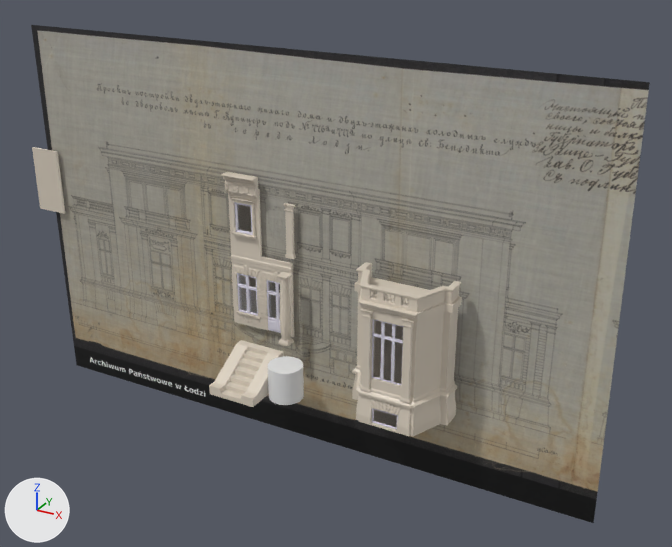
An edit to the Blender file project/KunitzersVilla.blend, drawn before and after from the same camera.
Both versions are drawn from a camera (50 mm lens) standing at (1.094, -1.778, 1.372) and looking at (-0.082, 0.36, 0.303). The lights are fixed; the arrows at lower left show +X, +Y and +Z.

In view in the first picture: 'Balcony', 'Cube', 'Cylinder', 'REFKA', 'Round_Column', 'Stairs.002', 'Under_Roof', 'Window_Wall_Down', 'Window_Wall_Down.001', 'Window_Wall_Up'.
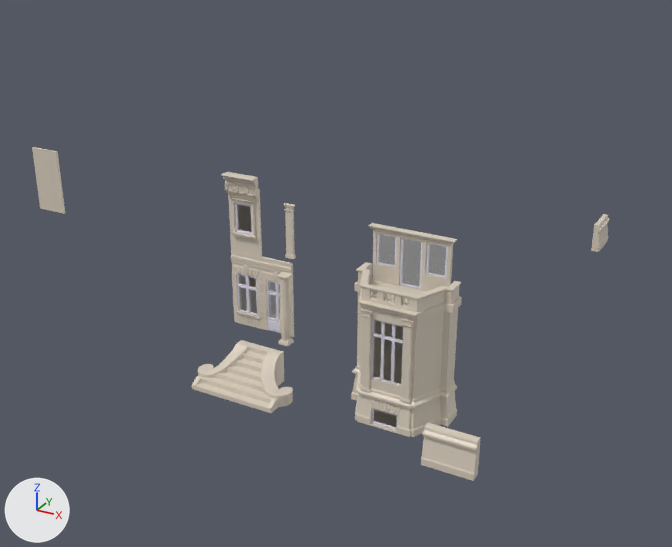
Commit message: finished balcony windows and front stairs, added side reference to start modelling side of the villa

The change, as a diff of the scene's bpy script:
```diff
--- a/project/KunitzersVilla.blend.py
+++ b/project/KunitzersVilla.blend.py
@@ me_cube_017 @@
+me_cube_017.from_pydata(...)  # 28 vertices, 16 faces; spans x -0.544..0.544, y -0.17..0.128, z -0.398..0.425
+me_cube_017.materials.append(mat_white__002)  # light grey #ddd1c1
@@ me_cube_016 @@
+me_cube_016.from_pydata(...)  # 28 vertices, 16 faces; spans x -0.544..0.544, y -0.17..0.128, z -0.398..0.425
+me_cube_016.materials.append(mat_white)  # light grey #ddd1c1
@@ me_cube_011 @@
+me_cube_011.from_pydata(...)  # 186 vertices, 152 faces; spans x -1.11..1.1, y -2.64..1.0, z -1.0..1.0
+# faces by material slot: [60, 3, 89]
+me_cube_011.materials.append(mat_frame)  # white #e6e3f0
+me_cube_011.materials.append(mat_glass)  # white #e7e7e7
+me_cube_011.materials.append(mat_white)  # light grey #ddd1c1
@@ me_cube_010 @@
+me_cube_010.from_pydata(...)  # 211 vertices, 137 faces; spans x -8.2..8.2, y 0.0..2.4, z 0.0..2.0
+me_cube_010.materials.append(mat_white)  # light grey #ddd1c1
@@ ob_refka @@
 ob_refka.rotation_euler = (1.571, -0.0075, 0.0)  # degrees (90, -0.4, 0)
+ob_refka.hide_set(True)
@@ ob_stairs_002 @@
 ob_stairs_002.location = (-0.043, -0.227, 0.207)
-ob_stairs_002.scale = (1.0, 1.0, 0.51)
+ob_stairs_002.scale = (3.95, 1.0, 0.51)
 _m = ob_stairs_002.modifiers.new('Mirror', 'MIRROR')
+ob_stairs_002.hide_set(True)
@@ ob_cylinder @@
-ob_cylinder = bpy.data.objects.new('Cylinder', me_cylinder)
-ob_cylinder.location = (0.061, -0.148, 0.251)
-ob_cylinder.scale = (0.042, 0.042, 0.042)
@@ ob_bottom_wall_with_window @@
+ob_bottom_wall_with_window = bpy.data.objects.new('Bottom_Wall_With_Window', me_cube_017)
+ob_bottom_wall_with_window.location = (0.516, -0.231, 0.251)
+ob_bottom_wall_with_window.scale = (0.109, 0.0853, 0.111)
@@ ob_bottom_wall @@
+ob_bottom_wall = bpy.data.objects.new('Bottom_Wall', me_cube_016)
+ob_bottom_wall.location = (0.471, 1.171, 0.255)
+ob_bottom_wall.rotation_euler = (0.0, 0.0, 1.571)  # degrees (0, 0, 90)
+ob_bottom_wall.scale = (0.109, 0.0853, 0.111)
@@ ob_cube_001 @@
+ob_cube_001 = bpy.data.objects.new('Cube.001', me_cube_011)
+ob_cube_001.location = (0.327, -0.037, 0.575)
+ob_cube_001.scale = (0.092, 0.0045, 0.0672)
@@ ob_front_stairs @@
+ob_front_stairs = bpy.data.objects.new('Front_Stairs', me_cube_010)
+ob_front_stairs.location = (-0.043, -0.227, 0.207)
+ob_front_stairs.scale = (0.016, 0.058, 0.0408)
```

Where the change shows, as pixel boxes (x1, y1, x2, y2) in the pictures (672 x 547 px):
'REFKA', hidden: before (31, 25, 650, 523)
'Front_Stairs', added: after (192, 340, 293, 413)
'Cube.001', added: after (368, 223, 457, 292)
    faces in mat_white (light grey #ddd1c1): (368, 223, 457, 292)
    faces in mat_glass (white #e7e7e7): (379, 235, 446, 287)
    faces in mat_frame (white #e6e3f0): (376, 233, 448, 289)
'Stairs.002', hidden: before (209, 340, 284, 407)
'Bottom_Wall_With_Window', added: after (421, 422, 480, 481)
'Cylinder', deleted: before (268, 356, 304, 405)
'Bottom_Wall', added: after (591, 214, 610, 252)
